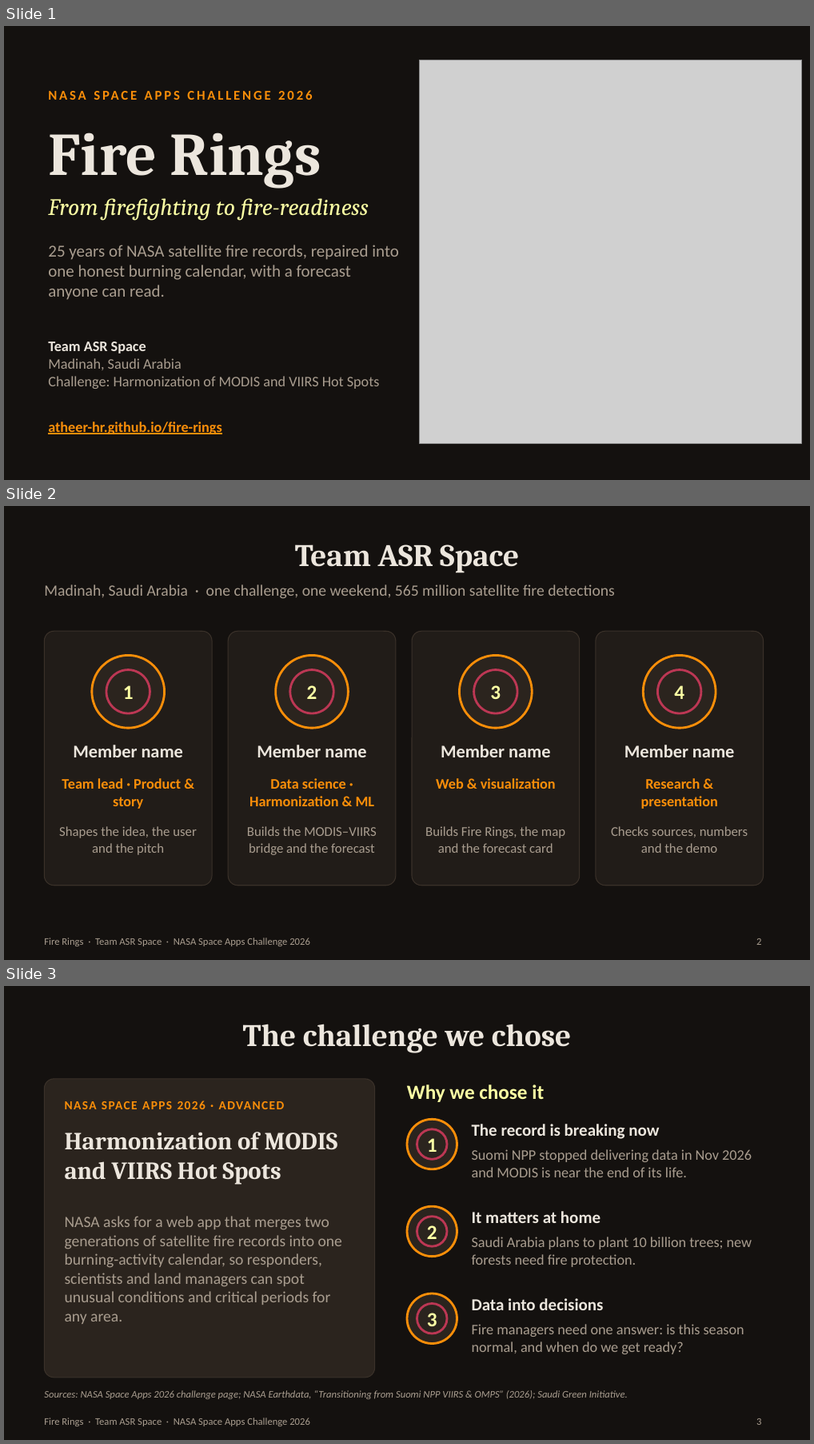
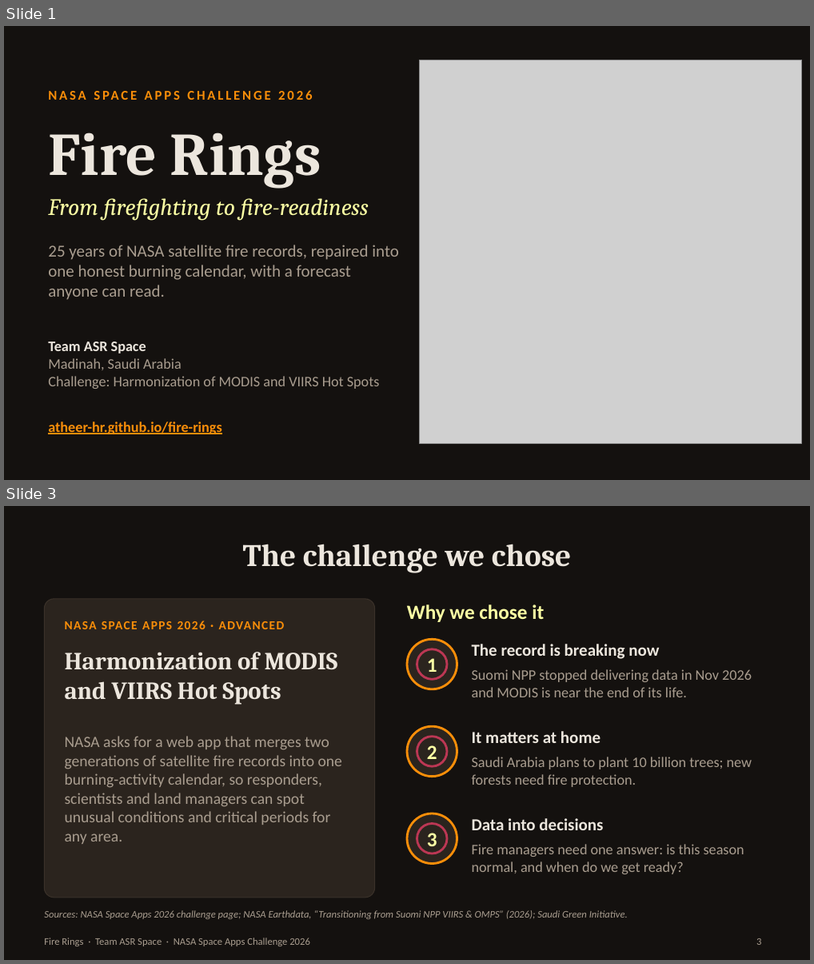
Before and after one commit to Atheer-Hr/fire-rings, a slide deck: submission/Fire-Rings-NASA-Space-Apps-2026.pptx. Shown one above the other, each under a label of ours: slides 1, 2 and 3 before the commit, slides 1 and 3 after it; the slides between them are not shown. The pictures are 814x1444 and 814x964 pixels, drawn with LibreOffice and Linux fonts; fonts in the diff are those of the drawing; grey boxes stand for pictures. Boxes give left, top, right and bottom in pixels: in the first picture for what was removed or moved away, otherwise in the second. Text is boxed around its words. In the diff, an @@ line names an element or a change of style, - is before the commit and + after.

```diff
--- a/submission/Fire-Rings-NASA-Space-Apps-2026.pptx
+++ b/submission/Fire-Rings-NASA-Space-Apps-2026.pptx
@@ slide 2 removed at box(4, 506, 810, 960), background #14110F; not listed: 1 template element that a slide beside it also shows @@
@@ title removed at box(295, 544, 519, 573) @@
-Team ASR Space
@@ text removed at box(44, 584, 615, 599) @@
-Madinah, Saudi Arabia · one challenge, one weekend, 565 million satellite fire detections
@@ rounded rectangle removed at box(44, 631, 212, 885) @@
@@ rounded rectangle removed at box(228, 631, 396, 885) @@
@@ rounded rectangle removed at box(412, 631, 580, 885) @@
@@ rounded rectangle removed at box(596, 631, 764, 885) @@
@@ ellipse removed at box(92, 655, 165, 728) @@
@@ ellipse removed at box(106, 670, 150, 713) @@
@@ ellipse removed at box(276, 655, 348, 728) @@
@@ ellipse removed at box(290, 670, 334, 713) @@
@@ ellipse removed at box(460, 655, 532, 728) @@
@@ ellipse removed at box(474, 670, 518, 713) @@
@@ ellipse removed at box(643, 655, 716, 728) @@
@@ ellipse removed at box(658, 670, 702, 713) @@
@@ text removed at box(123, 685, 134, 699) @@
-1
@@ text removed at box(307, 685, 318, 699) @@
-2
@@ text removed at box(490, 685, 501, 699) @@
-3
@@ text removed at box(674, 685, 685, 699) @@
-4
@@ text removed at box(73, 744, 183, 757) @@
-Member name
@@ text removed at box(257, 744, 366, 757) @@
-Member name
@@ text removed at box(441, 744, 550, 757) @@
-Member name
@@ text removed at box(625, 744, 734, 757) @@
-Member name
@@ text removed at box(62, 778, 181, 808) @@
-Team lead · Product & story
@@ text removed at box(250, 778, 375, 806) @@
-Data science · Harmonization & ML
@@ text removed at box(436, 778, 556, 788) @@
-Web & visualization
@@ text removed at box(642, 778, 718, 808) @@
-Research & presentation
@@ text removed at box(59, 826, 197, 855) @@
-Shapes the idea, the user and the pitch
@@ text removed at box(247, 826, 377, 855) @@
-Builds the MODIS–VIIRS bridge and the forecast
@@ text removed at box(426, 826, 566, 852) @@
-Builds Fire Rings, the map and the forecast card
@@ text removed at box(611, 826, 748, 852) @@
-Checks sources, numbers and the demo
@@ page number removed at box(757, 938, 762, 944) @@
-2
```
Also in this commit, not shown: 1 slide added.
